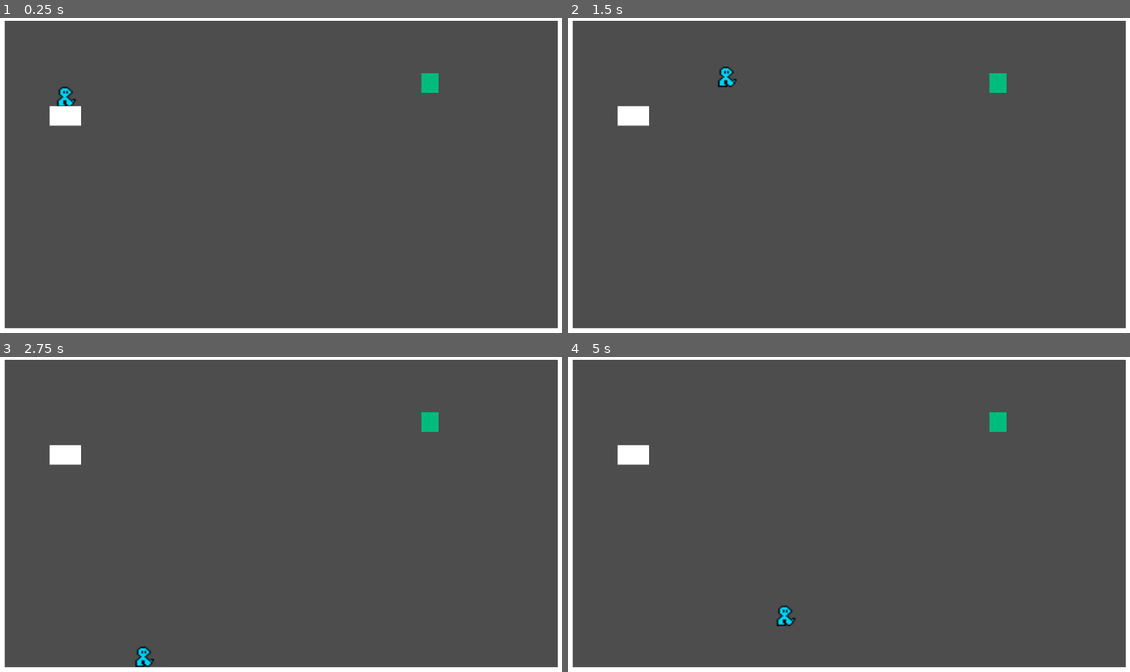
Above: before the commit, frames 1-4 (two rows, left to right).
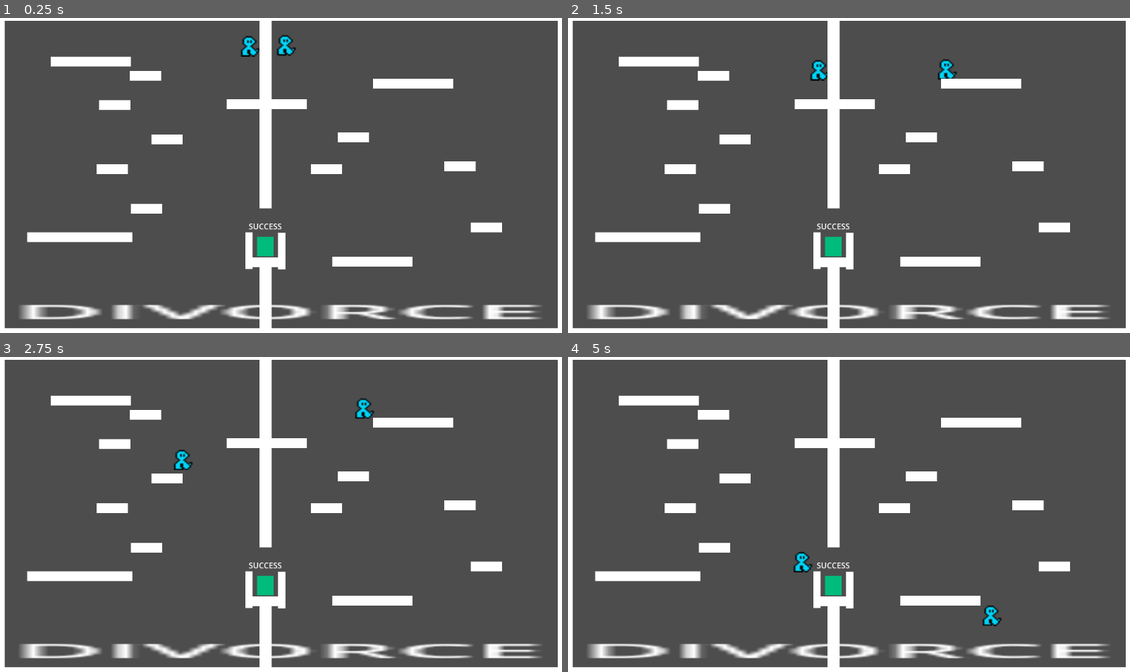
Above: after the commit, the same moments.

Repository: CRun7789/level-design-demo
Game: Godot game, scene res://scenes/sample_level.tscn
Two runs of this game, one before a commit and one after it. Both use one fixed random seed, a clock stepped at 60 frames per second and the inputs below.
Inputs:
- Up to frame 1 (0.25 s): no input
- Up to frame 2 (1.5 s): hold D (right) from 0.53 s (still down); tap Space (jump) at 0.77 s
- Up to frame 3 (2.75 s): tap Space (jump) at 1.52 s; release D (right) at 2.03 s; hold A (left) from 2.03 s (still down)
- Up to frame 4 (5 s): release A (left) at 2.78 s; hold D (right) 2.78-4.28 s; tap Space (jump) at 3.02, 3.77, 4.52 s; hold A (left) from 4.28 s (still down)

The runs differ from the first frame. In frame 1, 10% of the frame differs, in the area x 3-97%, y 0-99%; in frame 2, 9.9%; in frame 3, 10%; in frame 4, 10%.

Commit message:
Divorce edition

Diff:
--- a/level-design-demo/scenes/sample_level.tscn
+++ b/level-design-demo/scenes/sample_level.tscn
@@ -10,17 +10,94 @@
 
 [node name="GOAL" type="Sprite2D" parent="."]
 modulate = Color(0, 0.737334, 0.484948, 1)
-position = Vector2(880.515, 133.074)
+position = Vector2(544, 467)
 scale = Vector2(-34.2977, 39.1476)
 texture = SubResource("CanvasTexture_f18k5")
 
 [node name="PLAYER" parent="." instance=ExtResource("1_4j70j")]
-position = Vector2(133, 158)
+position = Vector2(509, 28)
+scale = Vector2(2, 2)
+
+[node name="PLAYER2" parent="." instance=ExtResource("1_4j70j")]
+position = Vector2(583, 25)
+rotation = 0.0125935
 scale = Vector2(2, 2)
 
 [node name="PLATFORM" parent="." instance=ExtResource("2_tcrif")]
-position = Vector2(98, 179)
-scale = Vector2(0.2, 0.2)
+position = Vector2(451, 166)
+scale = Vector2(0.52, 0.1)
+
+[node name="PLATFORM3" parent="." instance=ExtResource("2_tcrif")]
+position = Vector2(91, 79)
+scale = Vector2(0.52, 0.1)
+
+[node name="PLATFORM13" parent="." instance=ExtResource("2_tcrif")]
+position = Vector2(750, 124)
+scale = Vector2(0.52, 0.1)
+
+[node name="PLATFORM9" parent="." instance=ExtResource("2_tcrif")]
+position = Vector2(667, 488)
+scale = Vector2(0.52, 0.1)
+
+[node name="PLATFORM4" parent="." instance=ExtResource("2_tcrif")]
+position = Vector2(262, 108)
+scale = Vector2(0.2, 0.1)
+
+[node name="PLATFORM8" parent="." instance=ExtResource("2_tcrif")]
+position = Vector2(199, 168)
+scale = Vector2(0.2, 0.1)
+
+[node name="PLATFORM5" parent="." instance=ExtResource("2_tcrif")]
+position = Vector2(687, 234)
+scale = Vector2(0.2, 0.1)
+
+[node name="PLATFORM7" parent="." instance=ExtResource("2_tcrif")]
+position = Vector2(632, 299)
+scale = Vector2(0.2, 0.1)
+
+[node name="PLATFORM16" parent="." instance=ExtResource("2_tcrif")]
+position = Vector2(194, 299)
+scale = Vector2(0.2, 0.1)
+
+[node name="PLATFORM18" parent="." instance=ExtResource("2_tcrif")]
+position = Vector2(264, 380)
+scale = Vector2(0.2, 0.1)
+
+[node name="PLATFORM17" parent="." instance=ExtResource("2_tcrif")]
+position = Vector2(39, 438)
+scale = Vector2(0.68, 0.1)
+
+[node name="PLATFORM10" parent="." instance=ExtResource("2_tcrif")]
+position = Vector2(510, 489)
+scale = Vector2(0.2, 0.1)
+
+[node name="PLATFORM6" parent="." instance=ExtResource("2_tcrif")]
+position = Vector2(306, 238)
+scale = Vector2(0.2, 0.1)
+
+[node name="PLATFORM14" parent="." instance=ExtResource("2_tcrif")]
+position = Vector2(905, 293)
+scale = Vector2(0.2, 0.1)
+
+[node name="PLATFORM15" parent="." instance=ExtResource("2_tcrif")]
+position = Vector2(959, 418)
+scale = Vector2(0.2, 0.1)
+
+[node name="PLATFORM2" parent="." instance=ExtResource("2_tcrif")]
+position = Vector2(530, -20)
+scale = Vector2(0.078, 2)
+
+[node name="PLATFORM19" parent="." instance=ExtResource("2_tcrif")]
+position = Vector2(530, 496)
+scale = Vector2(0.078, 0.7)
+
+[node name="PLATFORM11" parent="." instance=ExtResource("2_tcrif")]
+position = Vector2(519, 436)
+scale = Vector2(-0.0470663, 0.378078)
+
+[node name="PLATFORM12" parent="." instance=ExtResource("2_tcrif")]
+position = Vector2(586, 437)
+scale = Vector2(-0.0470663, 0.378078)
 
 [node name="CAGE" type="Node" parent="."]
 
@@ -39,3 +116,18 @@
 [node name="StaticBody2D4" parent="CAGE" instance=ExtResource("2_tcrif")]
 position = Vector2(1116, -160)
 scale = Vector2(1, 4)
+
+[node name="Label" type="Label" parent="."]
+offset_left = 30.0
+offset_top = 572.0
+offset_right = 99.0
+offset_bottom = 595.0
+scale = Vector2(15.811, 2.40535)
+text = "DIVORCE"
+
+[node name="Label2" type="Label" parent="."]
+offset_left = 510.0
+offset_top = 414.0
+offset_right = 584.0
+offset_bottom = 437.0
+text = "SUCCESS"
